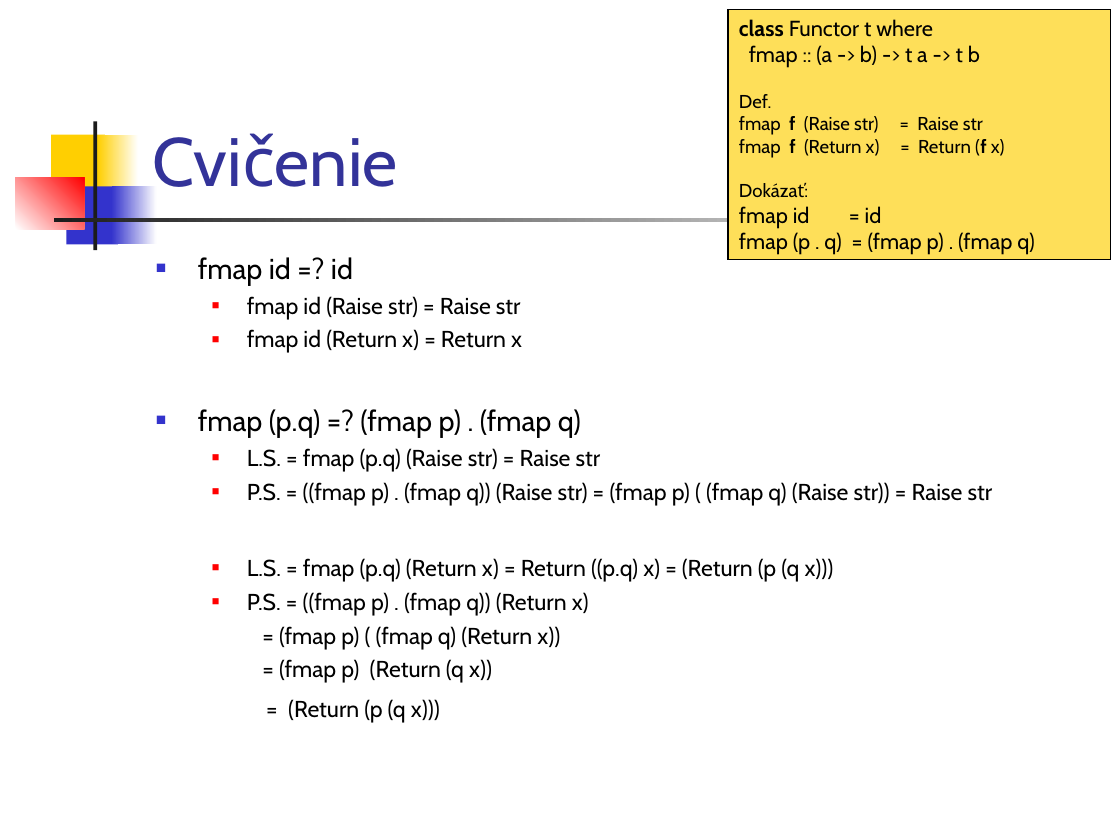
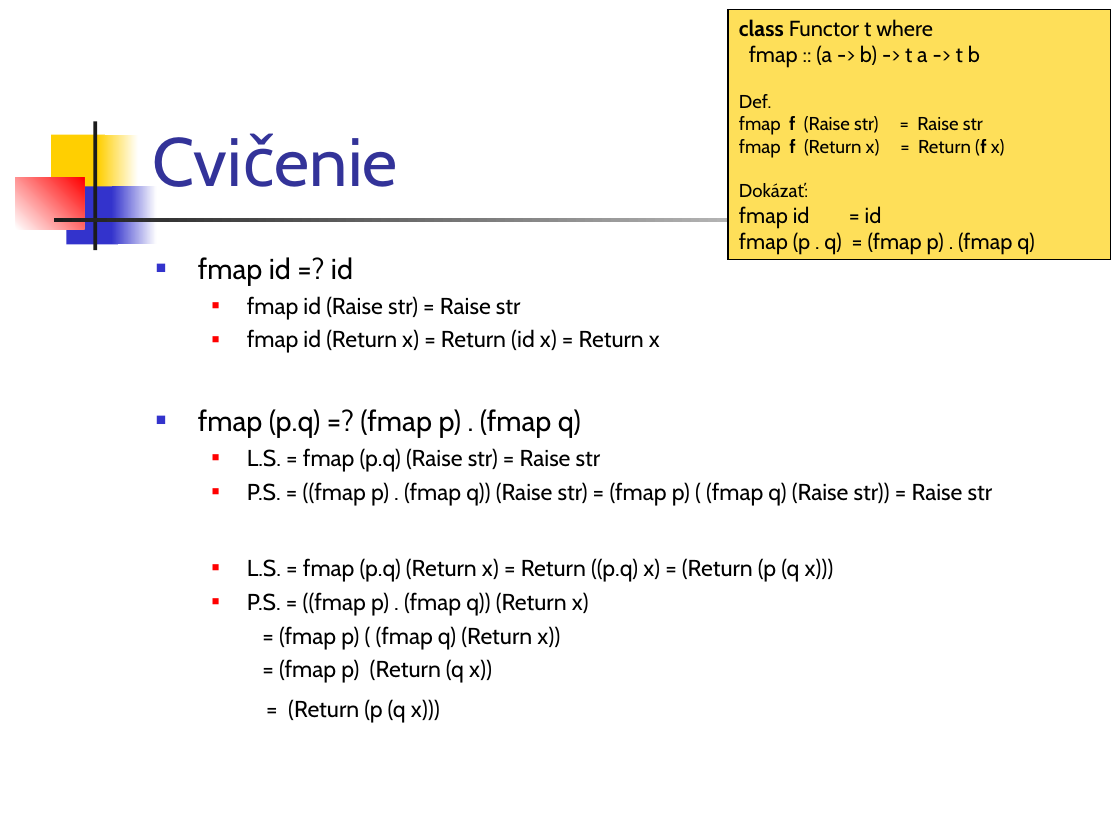
Before and after one commit to Funkcionalne/Prednasky, a slide deck: slide 9 of 11/11_fpro.ppt. Drawn at 1120x840 pixels with LibreOffice and Linux fonts; fonts in the diff are those of the drawing. Boxes give left, top, right and bottom in pixels: in the first picture for what was removed or moved away, otherwise in the second. Text is boxed around its words. In the diff, an @@ line names an element or a change of style, - is before the commit and + after.

```diff
--- a/11/11_fpro.ppt
+++ b/11/11_fpro.ppt
@@ text at (x1=247, y1=329, x2=660, y2=353): text changed @@
-  ■ fmap id (Return x) = Return x
+  ■ fmap id (Return x) = Return (id x) = Return x
```
Also in this commit, not shown: 6 other slides changed, 5 other files.
